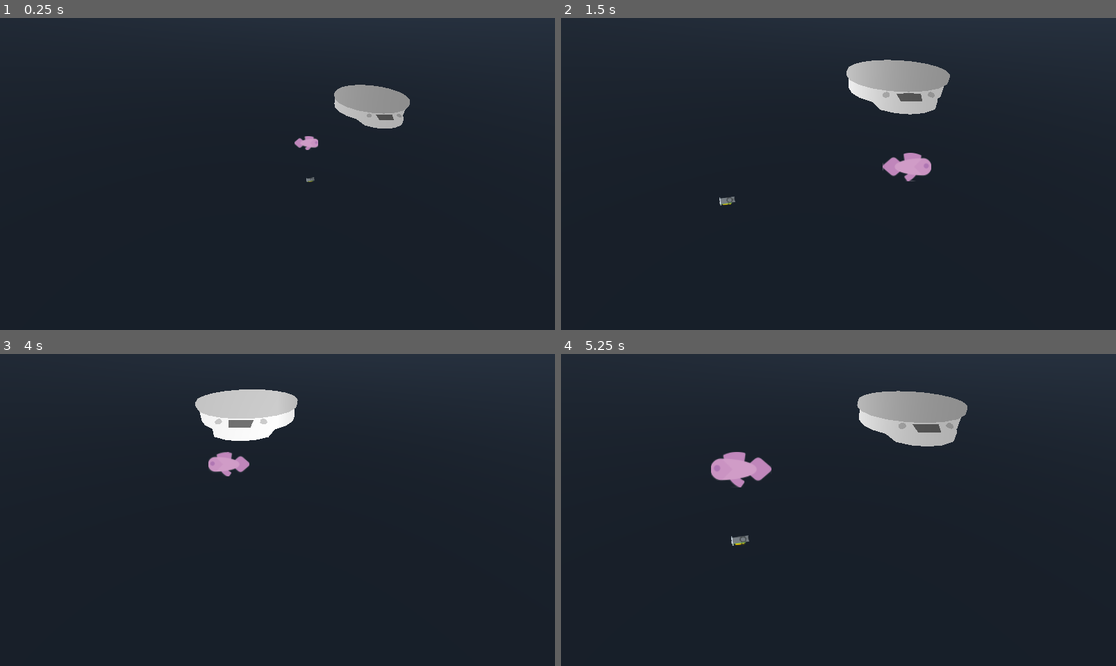
Above: before the commit, frames 1-4 (two rows, left to right).
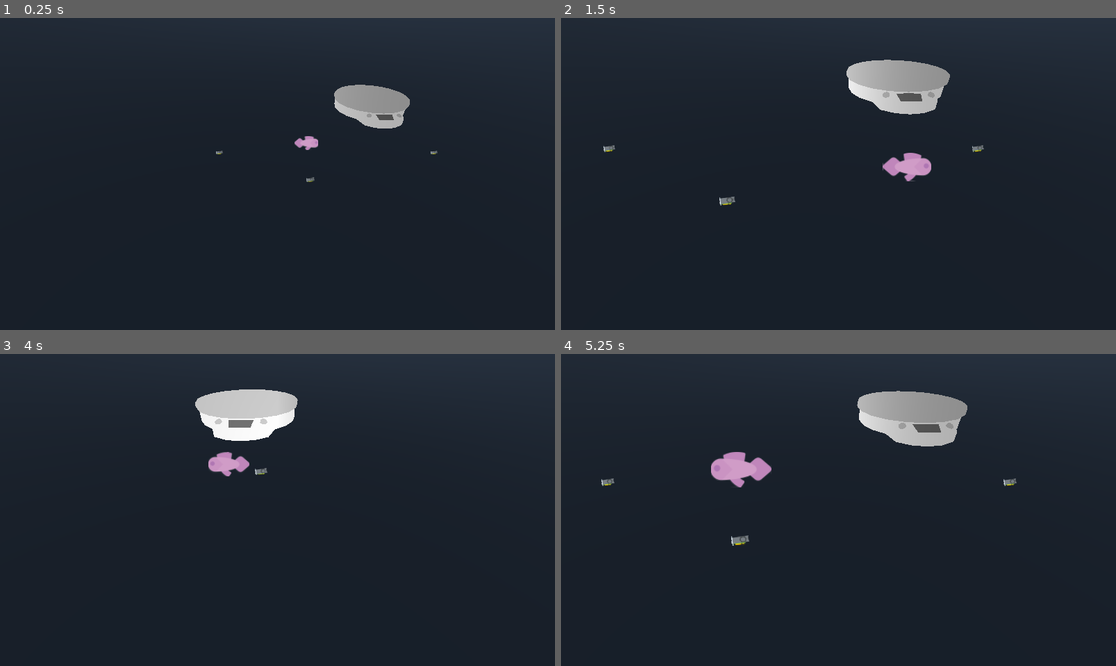
Above: after the commit, the same moments.

Repository: sundowns/full-scale-operation
Game: Godot game, scene res://world.tscn
The game is run twice, just before and just after one commit, with the same random seed, the same clock (stepped at 60 frames per second) and the same inputs.
Inputs:
- Up to frame 1 (0.25 s): no input
- Up to frame 2 (1.5 s): tap Enter (ui_accept) at 0.5, 0.77 s; hold D (move_right) 0.53-1.28 s; hold Shift (graboss) 0.53-1.28 s; hold S (move_down) from 1.28 s (still down); tap Shift (graboss) at 1.35 s
- Up to frame 3 (4 s): tap Enter (ui_accept) at 1.52, 3.02, 3.77 s; release S (move_down) at 2.03 s; hold D (move_right) 2.03-2.78 s; hold Shift (graboss) 2.03-2.78 s; hold W (move_up) 2.78-3.53 s; tap Shift (graboss) at 2.85 s; hold A (move_left) from 3.53 s (still down); hold Shift (graboss) from 3.53 s (still down)
- Up to frame 4 (5.25 s): release Shift (graboss) at 4.28 s; tap Shift (graboss) at 4.35 s; tap Enter (ui_accept) at 4.52 s; release A (move_left) at 5.03 s; hold S (move_down) from 5.03 s (still down); hold Shift (graboss) from 5.03 s (still down)

The runs differ from the first frame. In frame 1, less than 0.1% of the frame differs, in the area x 38-79%, y 42-44%; in frame 2, less than 0.1%; in frame 3, less than 0.1%; in frame 4, less than 0.1%, in the area x 7-83%, y 39-43%.

Commit message:
weighin shit

Diff:
--- a/components/hand.gd
+++ b/components/hand.gd
@@ -14,19 +14,20 @@
 func try_to_grab_thing() -> void:
 	if current_grabbable_thing:
 		held_thing = current_grabbable_thing
-		var parent = held_thing.get_parent()
-		parent.remove_child(held_thing)
-		add_child(held_thing)
-		held_thing.global_position = global_position
+		#var parent = held_thing.get_parent()
+		#parent.remove_child(held_thing)
+		held_thing.reparent(self, true)
+		#add_child(held_thing)
 		if held_thing is Item:
 			held_thing._on_pickup()
 
 func drop_thing() -> void:
 	assert(held_thing != null, "Look what you've fuckin' done....")
-	remove_child(held_thing)
+	#remove_child(held_thing)
 	if held_thing is Item:
-		DependencyHelper.retrieve("Items").add_child(held_thing)
-		held_thing.global_position = global_position
+		held_thing.reparent(DependencyHelper.retrieve("Items"), true)
+		#DependencyHelper.retrieve("Items").add_child(held_thing)
+		#held_thing.global_position = global_position
 		held_thing._on_drop()
 	else:
 		push_error("Tried to drop somethig that isn't item - where should we put it in the scene :[")
--- a/components/player.tscn
+++ b/components/player.tscn
@@ -1,8 +1,9 @@
-[gd_scene load_steps=5 format=3 uid="uid://cd1uc5gf5jbj3"]
+[gd_scene load_steps=6 format=3 uid="uid://cd1uc5gf5jbj3"]
 
 [ext_resource type="Script" path="res://components/player.gd" id="1_60foy"]
 [ext_resource type="Texture2D" uid="uid://dutlc2k3k862q" path="res://assets/purple_fish.png" id="2_j15t3"]
 [ext_resource type="PackedScene" uid="uid://dkusqcbq0pc6i" path="res://components/hand.tscn" id="3_l4ku6"]
+[ext_resource type="PackedScene" uid="uid://dbhvm1t8b6qyc" path="res://components/weight_component.tscn" id="4_ii7f8"]
 
 [sub_resource type="CapsuleShape3D" id="CapsuleShape3D_5p7xc"]
 radius = 0.25
@@ -22,3 +23,6 @@
 
 [node name="Hand" parent="." instance=ExtResource("3_l4ku6")]
 transform = Transform3D(1, 0, 0, 0, 1, 0, 0, 0, 1, 0, 0, 0.217123)
+
+[node name="WeightComponent" parent="." instance=ExtResource("4_ii7f8")]
+weight = 2000.0
--- a/components/scale.tscn
+++ b/components/scale.tscn
@@ -1,6 +1,7 @@
-[gd_scene load_steps=4 format=3 uid="uid://c3ynpa4pb482k"]
+[gd_scene load_steps=6 format=3 uid="uid://c3ynpa4pb482k"]
 
 [ext_resource type="PackedScene" uid="uid://xmjbixx5x7ey" path="res://assets/Kitchen Scale.glb" id="1_wq3ew"]
+[ext_resource type="PackedScene" uid="uid://m4pfyqtcocd" path="res://components/scale_area.tscn" id="2_0ch5c"]
 
 [sub_resource type="CylinderShape3D" id="CylinderShape3D_b8w1q"]
 height = 0.584
@@ -9,6 +10,10 @@
 [sub_resource type="CylinderShape3D" id="CylinderShape3D_vx5o8"]
 height = 0.231588
 radius = 2.39196
+
+[sub_resource type="CylinderShape3D" id="CylinderShape3D_o6lqq"]
+height = 1.1306
+radius = 2.3537
 
 [node name="Scale" type="StaticBody3D"]
 
@@ -22,3 +27,11 @@
 [node name="Top" type="CollisionShape3D" parent="."]
 transform = Transform3D(1, 0, 0, 0, 1, 0, 0, 0, 1, 0, 0.719791, 0)
 shape = SubResource("CylinderShape3D_vx5o8")
+
+[node name="ScaleArea" parent="." instance=ExtResource("2_0ch5c")]
+transform = Transform3D(1, 0, 0, 0, 1, 0, 0, 0, 1, 0, 1.18835, 0)
+collision_mask = 8
+
+[node name="CollisionShape3D" type="CollisionShape3D" parent="ScaleArea"]
+transform = Transform3D(1, 0, 0, 0, 1, 0, 0, 0, 1, 0, 0.126021, 0)
+shape = SubResource("CylinderShape3D_o6lqq")
--- /dev/null
+++ b/components/scale_area.gd
@@ -0,0 +1,60 @@
+extends Area3D
+class_name ScaleArea
+
+signal weight_goal_activated
+signal weight_goal_deactivated
+
+@onready var delay_timer: Timer = $WeightAssessmentDelay
+
+@export_category("Goal")
+@export_range(0, 100000000, 0.001) var goal_weight_min: float = 750.0
+@export_range(0.001, 100000000, 0.001) var goal_weight_max: float = 1000.0
+
+var current_weight: float = 0.0
+var is_within_goal_range: bool = false
+var has_contents_changed: bool = false
+
+const assess_weight_after: float = 0.1
+
+func _ready() -> void:
+	current_weight = 0
+	assert(goal_weight_max > goal_weight_min, "Goal weight max must be greater than min (idiot)")
+
+func _physics_process(_delta: float) -> void:
+	if has_contents_changed:
+		if delay_timer.time_left == 0:
+			delay_timer.start(assess_weight_after)
+		has_contents_changed = false
+
+func sum_contents_weight() -> void:
+	var weight_sum := 0.0
+	for thing in get_overlapping_areas():
+		if thing is WeightComponent:
+			weight_sum += thing.weight
+	update_current_weight(weight_sum)
+
+func update_current_weight(new_weight: float) -> void:
+	var was_within_range := is_within_goal_range
+	current_weight = new_weight
+	var is_within_range := test_weight(current_weight)
+
+	if was_within_range and not is_within_goal_range:
+		weight_goal_deactivated.emit()
+	elif not was_within_range and is_within_range:
+		weight_goal_activated.emit()
+		is_within_goal_range = true
+	print("weight: ", current_weight)
+
+func test_weight(sample_weight: float) -> bool:
+	return sample_weight >= goal_weight_min and sample_weight <= goal_weight_max
+
+func _on_area_entered(area: Area3D) -> void:
+	if area is WeightComponent:
+		has_contents_changed = true
+
+func _on_area_exited(area: Area3D) -> void:
+	if area is WeightComponent:
+		has_contents_changed = true
+
+func _on_weight_assessment_delay_timeout() -> void:
+	sum_contents_weight()
--- /dev/null
+++ b/components/scale_area.tscn
@@ -0,0 +1,17 @@
+[gd_scene load_steps=2 format=3 uid="uid://m4pfyqtcocd"]
+
+[ext_resource type="Script" path="res://components/scale_area.gd" id="1_bgpj6"]
+
+[node name="ScaleArea" type="Area3D"]
+collision_layer = 0
+collision_mask = 4
+monitorable = false
+script = ExtResource("1_bgpj6")
+
+[node name="WeightAssessmentDelay" type="Timer" parent="."]
+wait_time = 0.3
+one_shot = true
+
+[connection signal="area_entered" from="." to="." method="_on_area_entered"]
+[connection signal="area_exited" from="." to="." method="_on_area_exited"]
+[connection signal="timeout" from="WeightAssessmentDelay" to="." method="_on_weight_assessment_delay_timeout"]
--- /dev/null
+++ b/components/weight_component.gd
@@ -0,0 +1,7 @@
+extends Area3D
+class_name WeightComponent
+
+@export var weight: float = 0.0
+
+func set_weight(new_weight: float) -> void:
+	weight = new_weight
--- /dev/null
+++ b/components/weight_component.tscn
@@ -0,0 +1,15 @@
+[gd_scene load_steps=3 format=3 uid="uid://dbhvm1t8b6qyc"]
+
+[ext_resource type="Script" path="res://components/weight_component.gd" id="1_y8xhh"]
+
+[sub_resource type="BoxShape3D" id="BoxShape3D_0pgj6"]
+size = Vector3(0.1, 0.1, 0.1)
+
+[node name="WeightComponent" type="Area3D"]
+collision_layer = 8
+collision_mask = 0
+monitoring = false
+script = ExtResource("1_y8xhh")
+
+[node name="CollisionShape3D" type="CollisionShape3D" parent="."]
+shape = SubResource("BoxShape3D_0pgj6")
--- a/items/item.gd
+++ b/items/item.gd
@@ -5,9 +5,9 @@
 
 @onready var sprite: Sprite3D = $Sprite3D
 @onready var grab_box: GrabBox = $GrabBox
+@onready var weight_component: WeightComponent = $WeightComponent
 
 var _is_initialised: bool = false
-
 var is_being_held: bool =false
 
 func _ready() -> void:
@@ -20,6 +20,7 @@
 	sprite.texture = data.sprite
 	sprite.pixel_size = data.pixel_size
 	grab_box.set_shape(data.grab_box_shape)
+	weight_component.set_weight(data.weight)
 
 func _process(delta: float) -> void:
 	if is_being_held:
--- a/items/item.tscn
+++ b/items/item.tscn
@@ -1,9 +1,10 @@
-[gd_scene load_steps=6 format=3 uid="uid://bn0eakvdlj2nl"]
+[gd_scene load_steps=7 format=3 uid="uid://bn0eakvdlj2nl"]
 
 [ext_resource type="Script" path="res://items/item.gd" id="1_0wl3l"]
 [ext_resource type="Script" path="res://src/resources/item_data.gd" id="2_jmgpf"]
 [ext_resource type="Texture2D" uid="uid://b07pmqbhegprm" path="res://assets/items/genericItem_color_078.png" id="3_aj70g"]
 [ext_resource type="PackedScene" uid="uid://bdmo2hgrn2rgi" path="res://components/grab_box.tscn" id="4_qmdax"]
+[ext_resource type="PackedScene" uid="uid://dbhvm1t8b6qyc" path="res://components/weight_component.tscn" id="5_p3ib3"]
 
 [sub_resource type="Resource" id="Resource_4que5"]
 script = ExtResource("2_jmgpf")
@@ -21,3 +22,5 @@
 texture = ExtResource("3_aj70g")
 
 [node name="GrabBox" parent="." instance=ExtResource("4_qmdax")]
+
+[node name="WeightComponent" parent="." instance=ExtResource("5_p3ib3")]
--- a/project.godot
+++ b/project.godot
@@ -22,6 +22,7 @@
 [file_customization]
 
 folder_colors={
+"res://components/": "green",
 "res://items/": "yellow"
 }
 
@@ -62,6 +63,7 @@
 3d_physics/layer_1="World"
 3d_physics/layer_2="Player"
 3d_physics/layer_3="Item"
+3d_physics/layer_4="WeightComponent"
 
 [rendering]
 
--- a/world.tscn
+++ b/world.tscn
@@ -45,6 +45,14 @@
 transform = Transform3D(1, 0, 0, 0, 1, 0, 0, 0, 1, 0, 0.285663, 1.91252)
 data = ExtResource("4_cesal")
 
+[node name="Item2" parent="Items" instance=ExtResource("3_f42o3")]
+transform = Transform3D(1, 0, 0, 0, 1, 0, 0, 0, 1, 6, 0.286, 0)
+data = ExtResource("4_cesal")
+
+[node name="Item3" parent="Items" instance=ExtResource("3_f42o3")]
+transform = Transform3D(1, 0, 0, 0, 1, 0, 0, 0, 1, -4, 0.286, 0)
+data = ExtResource("4_cesal")
+
 [node name="Camera3D" type="Camera3D" parent="."]
 transform = Transform3D(1, 0, 0, 0, 0.777146, 0.62932, 0, -0.62932, 0.777146, 0, 3.913, 4.777)
 
